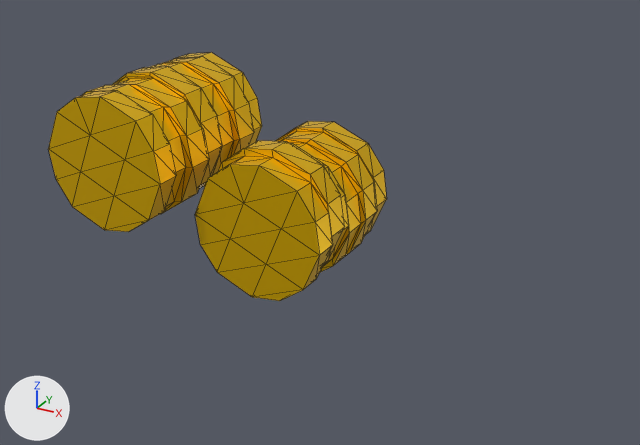
The glTF model public/objects/items/gold.gltf as it was, and as the next commit left it.
Camera for both pictures: a 50 mm camera at (1.94, -2.96, 1.17) aimed at (0.49, -0.31, -0.15). Lighting does not change. The marker at lower left points along +X, +Y and +Z. Mesh edges are drawn as thin lines. Where no turn or scale is listed for an object, it has been applied to the vertices. Vertices at the same position are counted once.
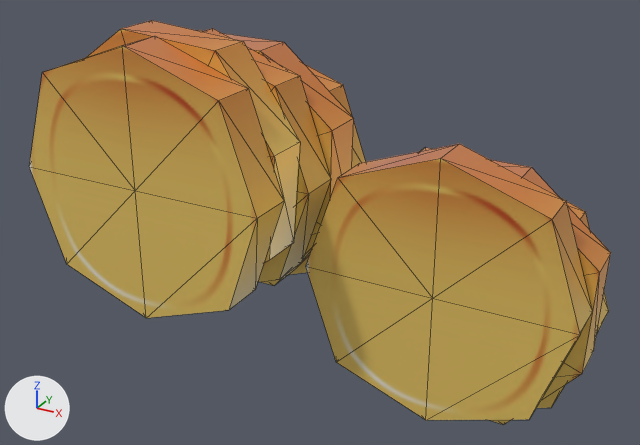
Scene script edits in JSON lines:
```json
{"op": "add", "block": "img_screenshot_2020_06_16_at_21_39_58", "code": ["img_screenshot_2020_06_16_at_21_39_58 = load_image('Screenshot 2020-06-16 at 21.39.58', '_unpacked/Screenshot_2020-06-16_at_21.39.58', 896, 594, 'sRGB')"]}
{"op": "add", "block": "mat_material", "code": ["mat_material = principled_material('Material')", "mat_material.texture = img_screenshot_2020_06_16_at_21_39_58", "mat_material.metallic = 0.3", "mat_material.roughness = 0.4"]}
{"block": "me_cube_003", "where": "# used by ob_cube_003; location = (0.0, 0.0, 0.0)"}
{"op": "remove", "block": "me_cube_003", "code": "me_cube_003.from_pydata(...)  # 352 vertices, 692 faces; spans x -0.475..0.634, y -0.708..-0.006, z -0.414..0.354"}
{"op": "remove", "block": "me_cube_003", "code": "me_cube_003.materials.append(mat_material_002)  # yellow #ffcc00"}
{"op": "add", "block": "me_cube_003", "code": "me_cube_003.from_pydata(...)  # 18 vertices, 32 faces; spans x -0.501..0.501, y -0.085..0.085, z -0.505..0.505"}
{"block": "me_cube_003", "change": "me_cube_003 part 1: 352 vertices removed from x -0.475..0.634, y -0.708..-0.006, z -0.414..0.354; 18 vertices added at x -0.501..0.501, y -0.085..0.085, z -0.505..0.505"}
{"op": "add", "block": "me_cube_003", "code": "me_cube_003.materials.append(mat_material)  # picture img_screenshot_2020_06_16_at_21_39_58"}
{"op": "add", "block": "me_cube_007", "code": ["me_cube_007 = bpy.data.meshes.new('Cube.007')", "me_cube_007.from_pydata(...)  # 18 vertices, 32 faces; spans x -0.501..0.501, y -0.085..0.085, z -0.505..0.505", "me_cube_007.materials.append(mat_material)  # picture img_screenshot_2020_06_16_at_21_39_58"]}
{"op": "add", "block": "me_cube_006", "code": ["me_cube_006 = bpy.data.meshes.new('Cube.006')", "me_cube_006.from_pydata(...)  # 18 vertices, 32 faces; spans x -0.479..0.479, y -0.085..0.085, z -0.479..0.479", "me_cube_006.materials.append(mat_material)  # picture img_screenshot_2020_06_16_at_21_39_58"]}
{"op": "set", "path": "ob_cube_003.location", "old": "(0.0, 0.0, 0.0)", "new": "(-0.019, -0.504, 0.06)"}
{"op": "set", "path": "ob_cube_003.rotation_euler", "old": "(0.0, 0.0, 0.0)", "new": "(0.0, -0.256, 0.0)", "note": "degrees (0, 0, 0) -> degrees (0, -15, 0)"}
{"op": "add", "block": "ob_cube_007", "code": ["ob_cube_007 = bpy.data.objects.new('Cube.007', me_cube_007)", "ob_cube_007.location = (0.986, -0.338, -0.289)"]}
{"op": "add", "block": "ob_cube_006", "code": ["ob_cube_006 = bpy.data.objects.new('Cube.006', me_cube_006)", "ob_cube_006.location = (1.012, -0.17, -0.358)"]}
{"op": "add", "block": "ob_cube_005", "code": ["ob_cube_005 = bpy.data.objects.new('Cube.005', me_cube_007.copy())", "ob_cube_005.location = (0.986, 0.0, -0.452)"]}
{"op": "add", "block": "ob_cube_004", "code": ["ob_cube_004 = bpy.data.objects.new('Cube.004', me_cube_007.copy())", "ob_cube_004.location = (0.0, -0.673, 0.033)"]}
{"op": "add", "block": "ob_cube_002", "code": ["ob_cube_002 = bpy.data.objects.new('Cube.002', me_cube_007.copy())", "ob_cube_002.location = (0.0, -0.338, 0.0)"]}
{"op": "add", "block": "ob_cube_001", "code": ["ob_cube_001 = bpy.data.objects.new('Cube.001', me_cube_006.copy())", "ob_cube_001.location = (0.026, -0.17, -0.029)"]}
{"op": "add", "block": "ob_cube", "code": ["ob_cube = bpy.data.objects.new('Cube', me_cube_007.copy())", "ob_cube.location = (0.0, 0.0, -0.112)"]}
```

Location of each change, (x1, y1, x2, y2) in pixels of the pictures (640 x 445 px):
```json
{"object": "Cube.007", "change": "added", "after": [306, 144, 593, 420], "on screen": "yellow"}
{"object": "Cube.003", "change": "reshaped, moved, turned", "before": [48, 52, 387, 301], "after": [87, 20, 300, 263]}
{"object": "Cube.004", "change": "added", "after": [29, 36, 284, 318], "on screen": "yellow"}
{"object": "Cube.002", "change": "added", "after": [202, 28, 331, 282], "on screen": "brown"}
{"object": "Cube.001", "change": "added", "after": [197, 30, 354, 286], "on screen": "orange"}
{"object": "Cube.006", "change": "added", "after": [421, 147, 611, 425], "on screen": "brown"}
{"object": "Cube", "change": "added", "after": [289, 63, 366, 275], "on screen": "brown"}
{"object": "Cube.005", "change": "added", "after": [536, 202, 609, 408], "on screen": "orange"}
```
